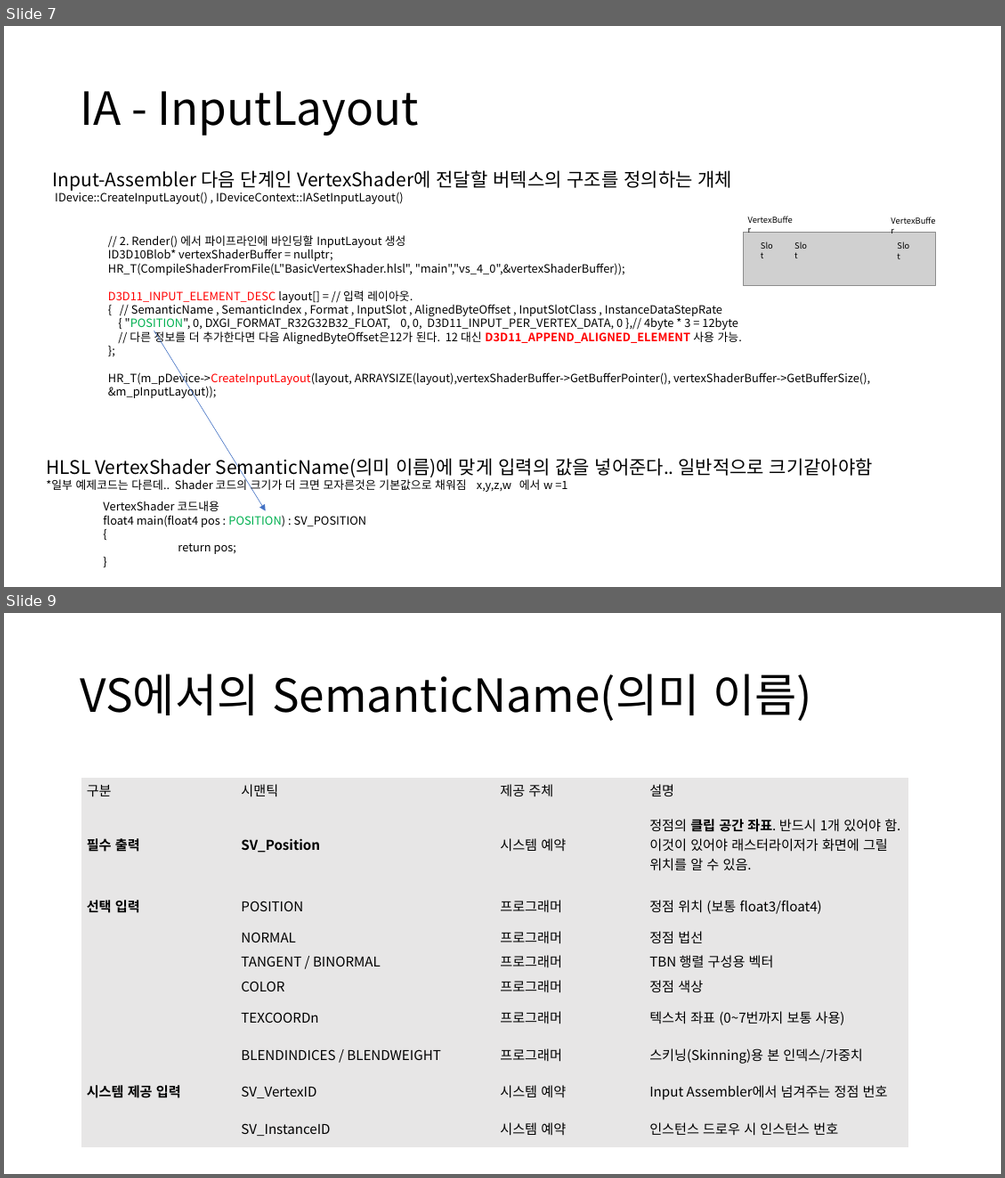
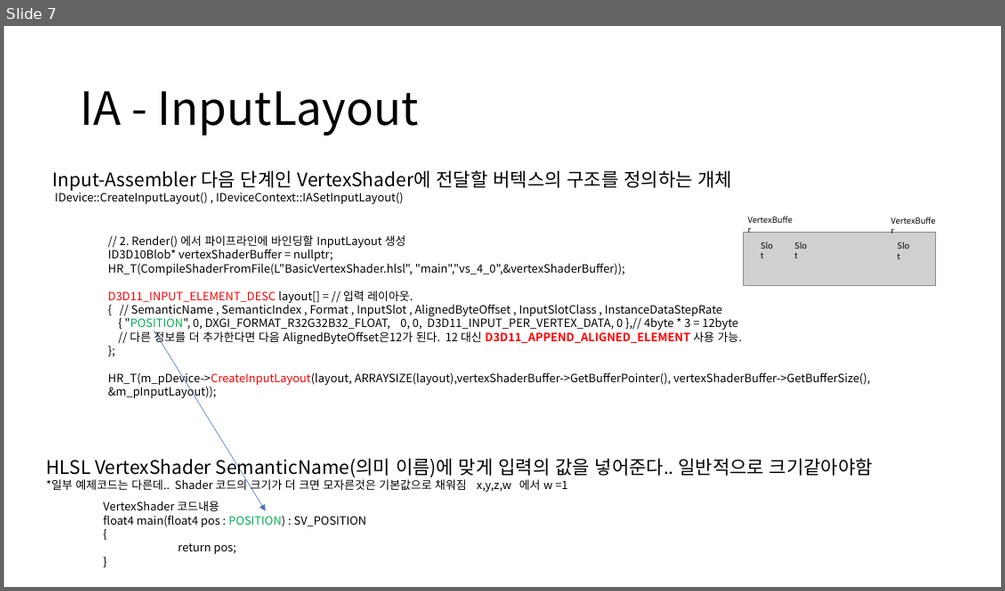
Before and after one commit to ldw9981/D3D11_Tutorial, a slide deck: Documents/02기초-삼각형그리기.pptx. Shown one above the other, each under a label of ours: slides 7 and 9 before the commit, slide 7 after it; the slides between them are not shown. The pictures are 1005x1178 and 1005x591 pixels, drawn with LibreOffice and Linux fonts; fonts in the diff are those of the drawing; grey boxes stand for pictures. Boxes give left, top, right and bottom in pixels: in the first picture for what was removed or moved away, otherwise in the second. Text is boxed around its words. In the diff, an @@ line names an element or a change of style, - is before the commit and + after.

```diff
--- a/Documents/02기초-삼각형그리기.pptx
+++ b/Documents/02기초-삼각형그리기.pptx
@@ slide 9 removed at [4,613,1001,1174], background #FFFFFF @@
@@ title removed at [80,674,812,721] @@
-VS에서의 SemanticName(의미 이름)
@@ table removed at [81,778,908,1139], 10 rows, 4 columns @@
-구분 | 시맨틱 | 제공 주체 | 설명
-필수 출력 | SV_Position | 시스템 예약 | 정점의 클립 공간 좌표. 반드시 1개 있어야 함. 이것이 있어야 래스터라이저가 화면에 그릴 위치를 알 수 있음.
-선택 입력 | POSITION | 프로그래머 | 정점 위치 (보통 float3/float4)
- | NORMAL | 프로그래머 | 정점 법선
- | TANGENT / BINORMAL | 프로그래머 | TBN 행렬 구성용 벡터
- | COLOR | 프로그래머 | 정점 색상
- | TEXCOORDn | 프로그래머 | 텍스처 좌표 (0~7번까지 보통 사용)
- | BLENDINDICES / BLENDWEIGHT | 프로그래머 | 스키닝(Skinning)용 본 인덱스/가중치
-시스템 제공 입력 | SV_VertexID | 시스템 예약 | Input Assembler에서 넘겨주는 정점 번호
- | SV_InstanceID | 시스템 예약 | 인스턴스 드로우 시 인스턴스 번호
```
Also in this commit, not shown: 1 slide changed, 2 slides added.
